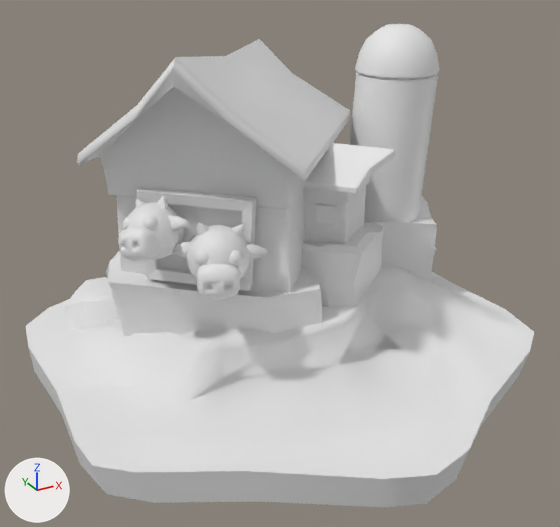
Two versions of the FBX model Assets/Art/Models/Hillside Region/Hillside_DairyFarm.fbx, one commit apart.
Camera for both pictures: a 50 mm camera at (-0.659, -1.215, 0.747) aimed at (-0.013, -0.04, 0.159). Lighting does not change. The marker at lower left points along +X, +Y and +Z. Where no turn or scale is listed for an object, it has been applied to the vertices.

Objects in the first picture: 'Hillside_DairyFarm'.
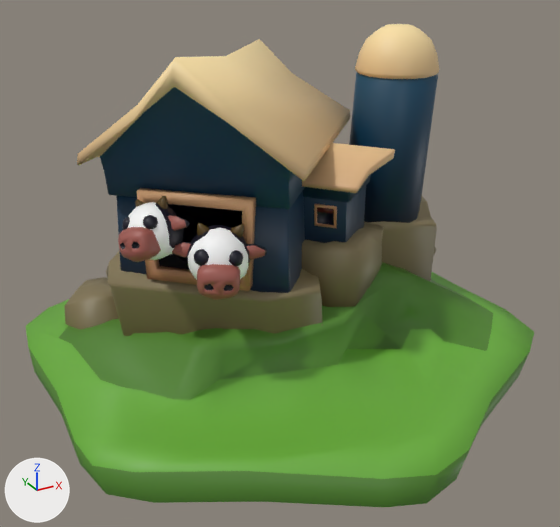
Changed parts and their boxes [x1, y1, x2, y2] in the pictures (560 x 527 px):
'Hillside_DairyFarm', recoloured, shading changed (white to green): [26, 24, 534, 507] in both
part 1 of me_cube_005, shading changed: [26, 24, 534, 479] in both

The change in detail:
Picture 'TileTexture00.png' (img_tiletexture00_png) is new.
Material 'TileColors_Current' (mat_tilecolors_current) is new.
Its texture is img_tiletexture00_png.
me_cube_005 has 1579 vertices, 2073 faces and spans x -0.456..0.463, y -0.515..0.509, z -0.062..0.568.
me_cube_005 is used by ob_hillside_dairyfarm; location (0.0, 0.0, 0.0).
me_cube_005 no longer uses material mat_tilecolors_001 (white #e7e7e7).
me_cube_005 part 1: edges marked sharp go from 830 to 0.
me_cube_005 now uses material mat_tilecolors_current (picture img_tiletexture00_png).
